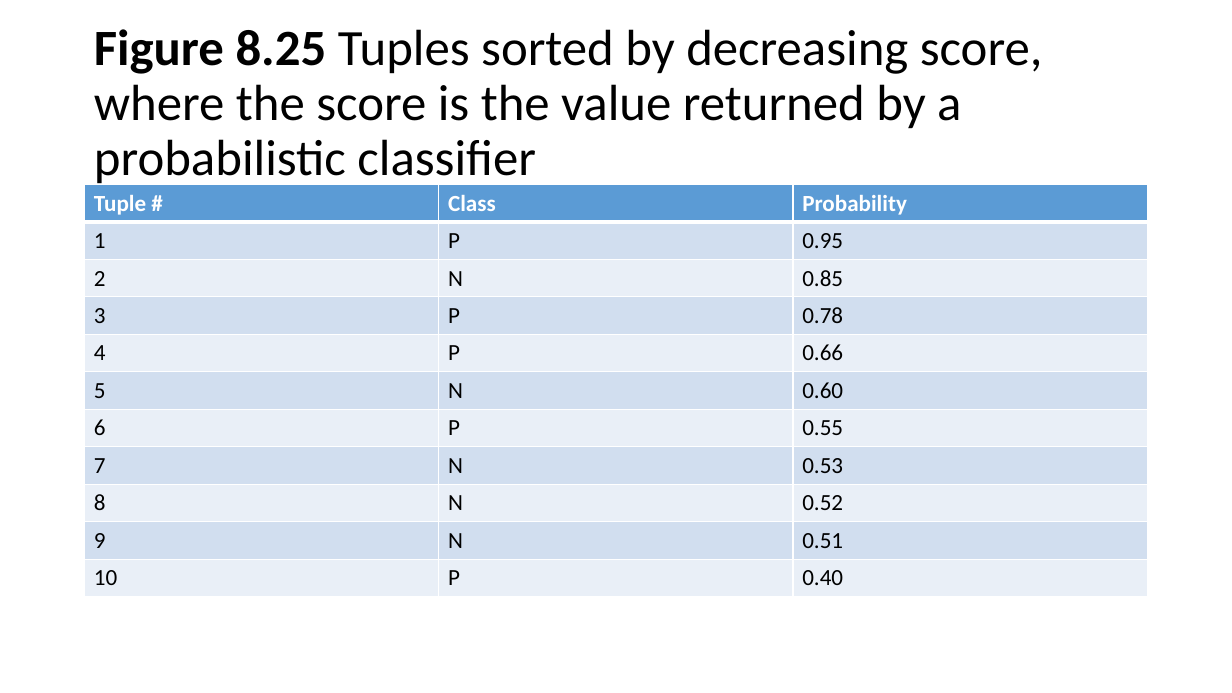
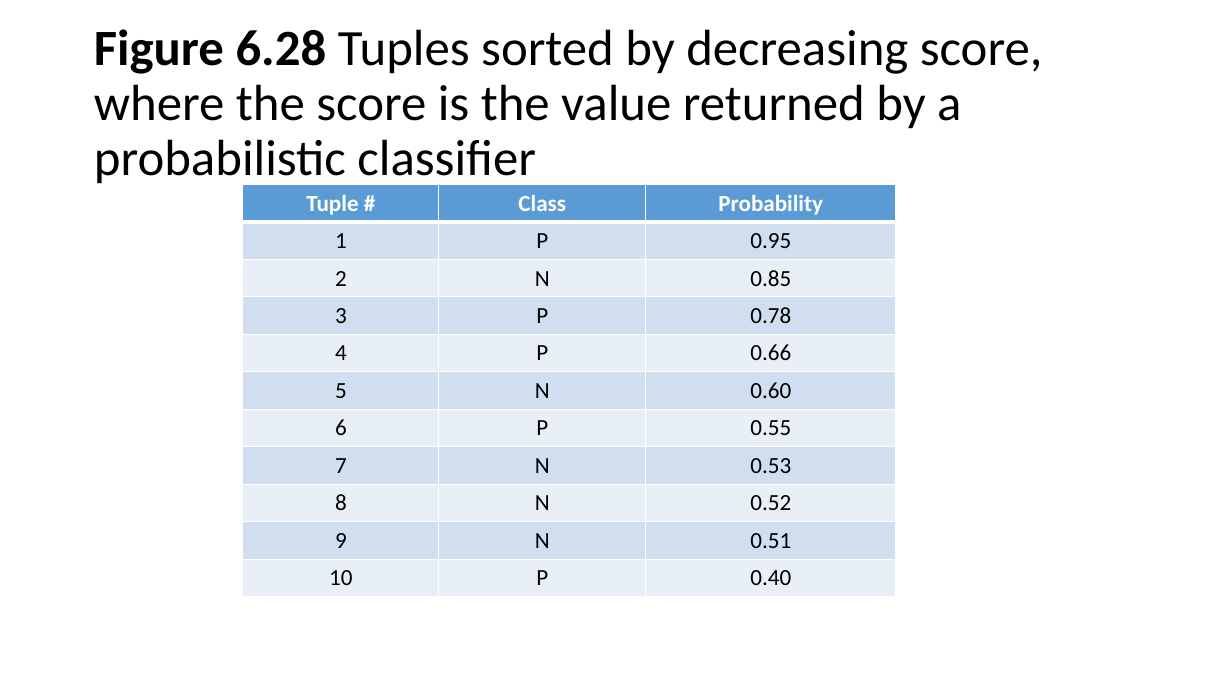
Before and after one commit to chriswjh/chriswjh.github.io, a slide deck: slide 5 of EDM/HW3.pptx. Drawn at 1232x693 pixels with LibreOffice and Linux fonts; fonts in the diff are those of the drawing. Boxes give left, top, right and bottom in pixels: in the first picture for what was removed or moved away, otherwise in the second. Text is boxed around its words. In the diff, an @@ line names an element or a change of style, - is before the commit and + after.

```diff
--- a/EDM/HW3.pptx
+++ b/EDM/HW3.pptx
@@ title at bbox=[94, 29, 1043, 187]: text changed @@
-Figure 8.25 Tuples sorted by decreasing score, where the score is the value returned by a
-probabilistic classifier
+Figure 6.28 Tuples sorted by decreasing score, where the score is the value returned by a
+probabilistic classifier
@@ table at bbox=[243, 185, 897, 597] @@
@@ alignment left to centre @@
@@ table: place and size @@
-table at bbox=[85, 185, 1147, 597]
+table at bbox=[243, 185, 897, 597]
```
Also in this commit, not shown: 5 other slides changed, 1 slide removed, 4 other files.
